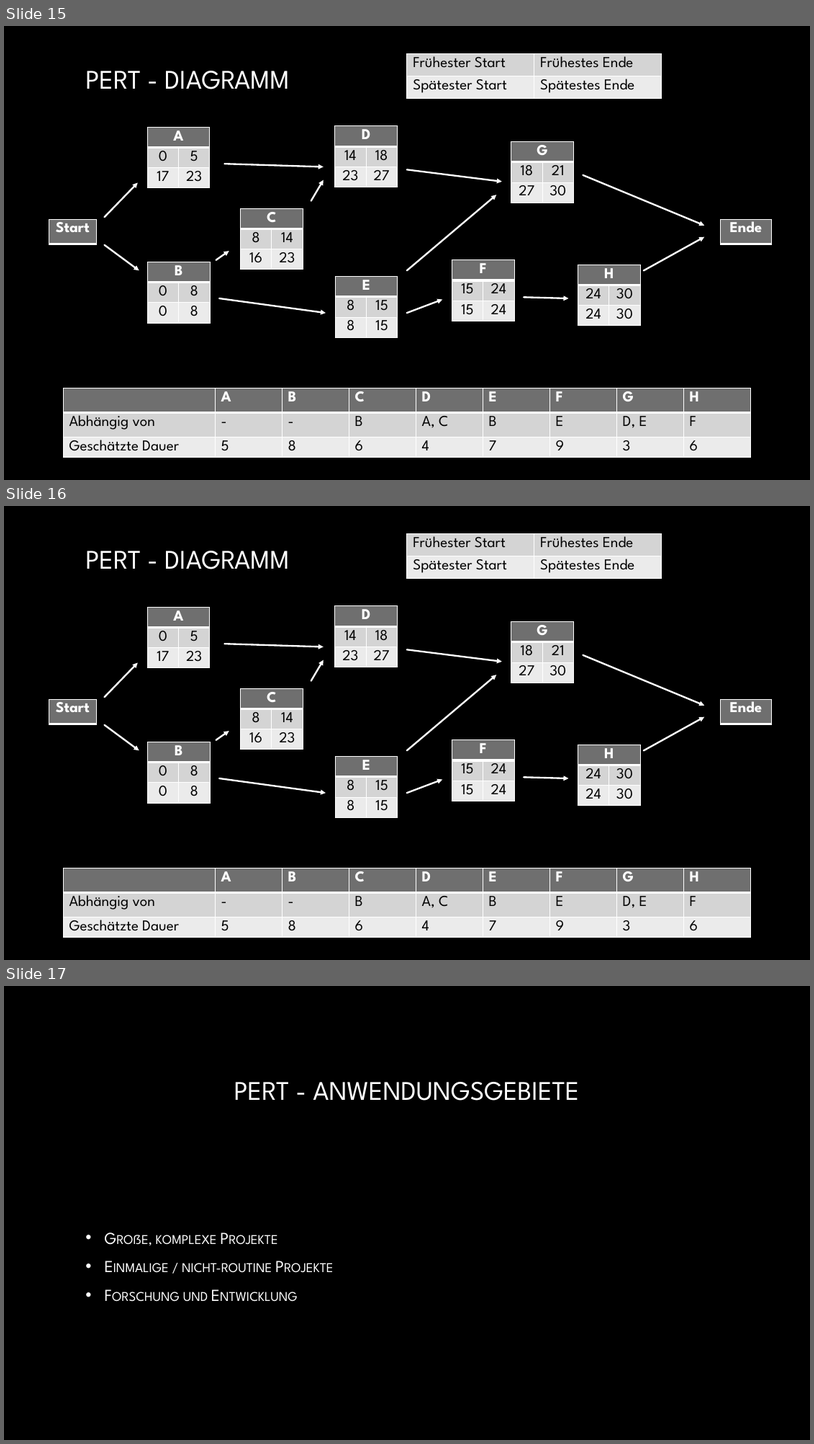
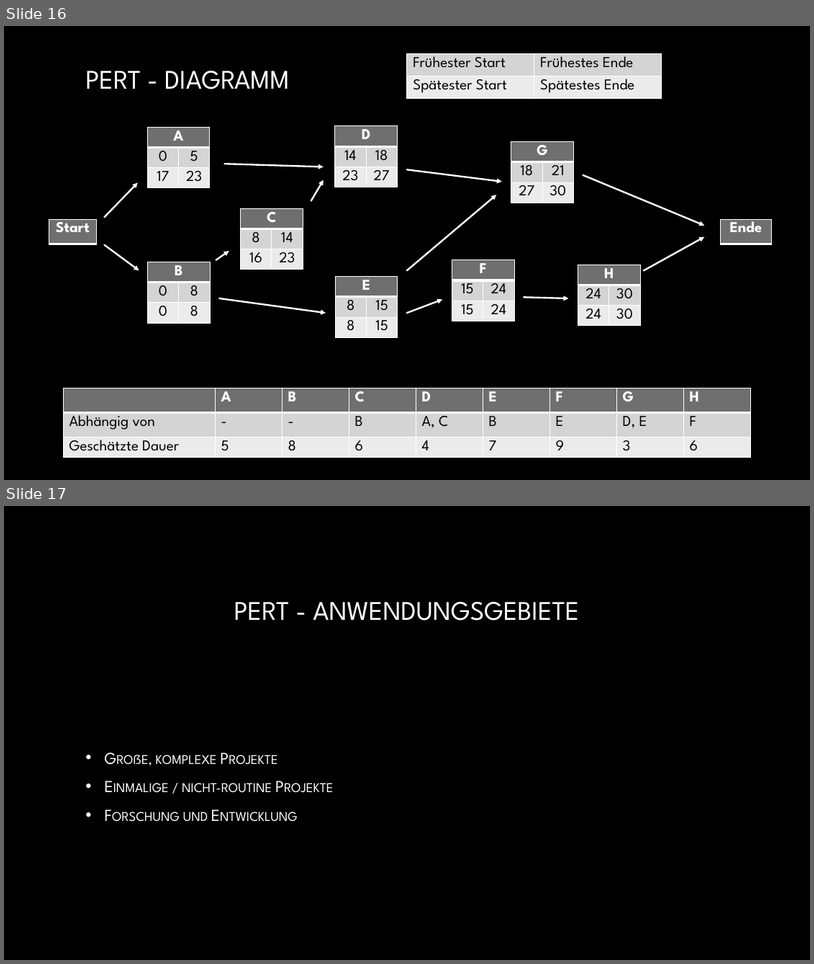
Before and after one commit to JimmyJ0ee/Projektmanagement_Q2, a slide deck: a1008 (1).pptx. Shown one above the other, each under a label of ours: slides 15, 16 and 17 before the commit, slides 16 and 17 after it. The pictures are 814x1444 and 814x964 pixels, drawn with LibreOffice and Linux fonts; fonts in the diff are those of the drawing; background and template pictures are left out. Boxes give left, top, right and bottom in pixels: in the first picture for what was removed or moved away, otherwise in the second. Text is boxed around its words. In the diff, an @@ line names an element or a change of style, - is before the commit and + after.

```diff
--- a/a1008 (1).pptx
+++ b/a1008 (1).pptx
@@ slide 16 removed at [4,506,810,960], background picture (left out) @@
@@ table removed at [407,534,662,582], 2 rows, 2 columns @@
-Frühester Start | Frühestes Ende
-Spätester Start | Spätestes Ende
@@ title removed at [85,551,290,569] @@
-PERT - DIAGRAMM
@@ table removed at [147,607,211,680], 3 rows, 2 columns @@
-A | 
-0 | 5
-17 | 23
@@ table removed at [335,606,398,678], 3 rows, 2 columns @@
-D | 
-14 | 18
-23 | 27
@@ table removed at [512,621,574,694], 3 rows, 2 columns @@
-G | 
-18 | 21
-27 | 30
@@ arrow removed from (225, 644) to (324, 647) @@
@@ arrow removed from (407, 649) to (502, 662) @@
@@ arrow removed from (584, 655) to (705, 705) @@
@@ arrow removed from (104, 698) to (138, 663) @@
@@ arrow removed from (311, 681) to (324, 659) @@
@@ arrow removed from (407, 750) to (497, 674) @@
@@ table removed at [49,699,97,723], 1 rows, 1 columns @@
-Start
@@ table removed at [241,689,304,762], 3 rows, 2 columns @@
-C | 
-8 | 14
-16 | 23
@@ table removed at [721,699,772,723], 1 rows, 1 columns @@
-Ende
@@ arrow removed from (644, 750) to (705, 716) @@
@@ arrow removed from (104, 725) to (139, 750) @@
@@ table removed at [147,742,211,815], 3 rows, 2 columns @@
-B | 
-0 | 8
-0 | 8
@@ arrow removed from (216, 740) to (229, 731) @@
@@ table removed at [453,740,515,813], 3 rows, 2 columns @@
-F | 
-15 | 24
-15 | 24
@@ table removed at [335,757,399,829], 3 rows, 2 columns @@
-E | 
-8 | 15
-8 | 15
@@ table removed at [578,744,641,817], 3 rows, 2 columns @@
-H | 
-24 | 30
-24 | 30
@@ arrow removed from (219, 778) to (326, 793) @@
@@ arrow removed from (407, 793) to (442, 780) @@
@@ arrow removed from (525, 777) to (569, 778) @@
@@ table removed at [63,867,752,941], 3 rows, 9 columns @@
- | A | B | C | D | E | F | G | H
-Abhängig von | - | - | B | A, C | B | E | D, E | F
-Geschätzte Dauer | 5 | 8 | 6 | 4 | 7 | 9 | 3 | 6
@@ what was slide 15 is now slide 16 @@
```
Also in this commit, not shown: 4 slides changed, 2 slides added, 2 other slides removed.
